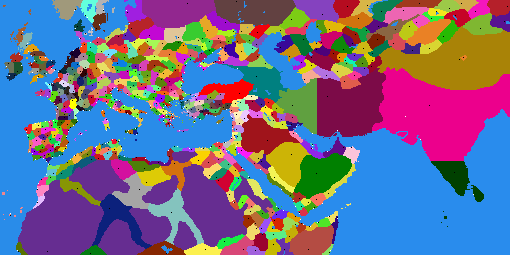
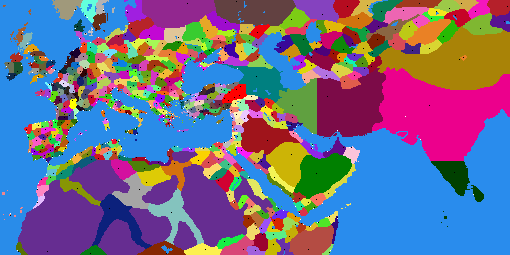
Layers edited between the first and the second w=510, h=255 image:
painted on "map_regions" over box(198, 79, 254, 104)
